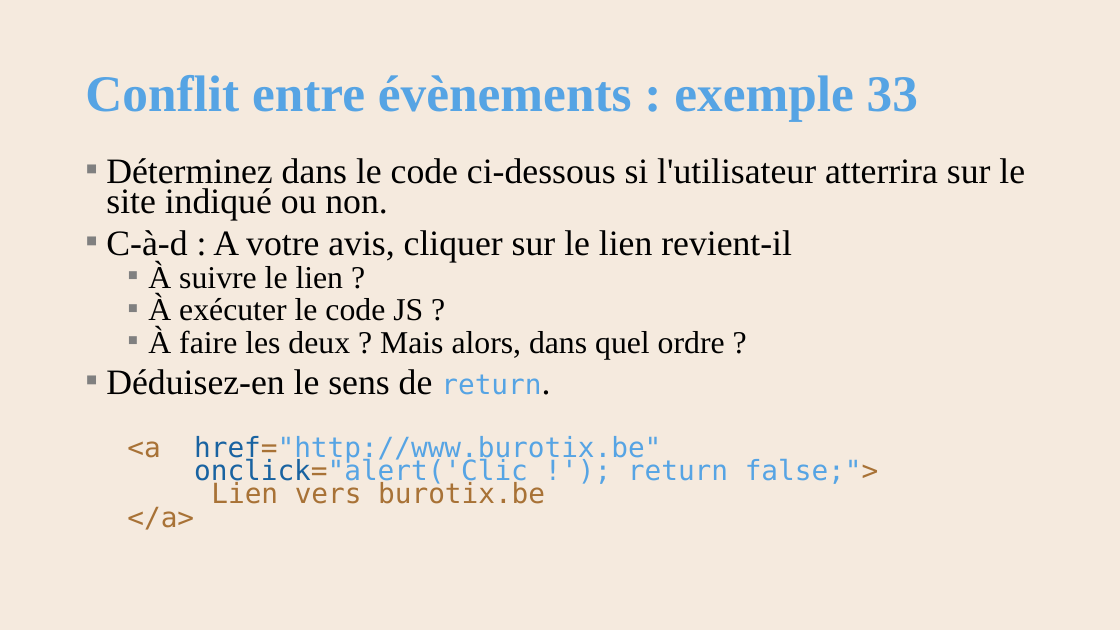
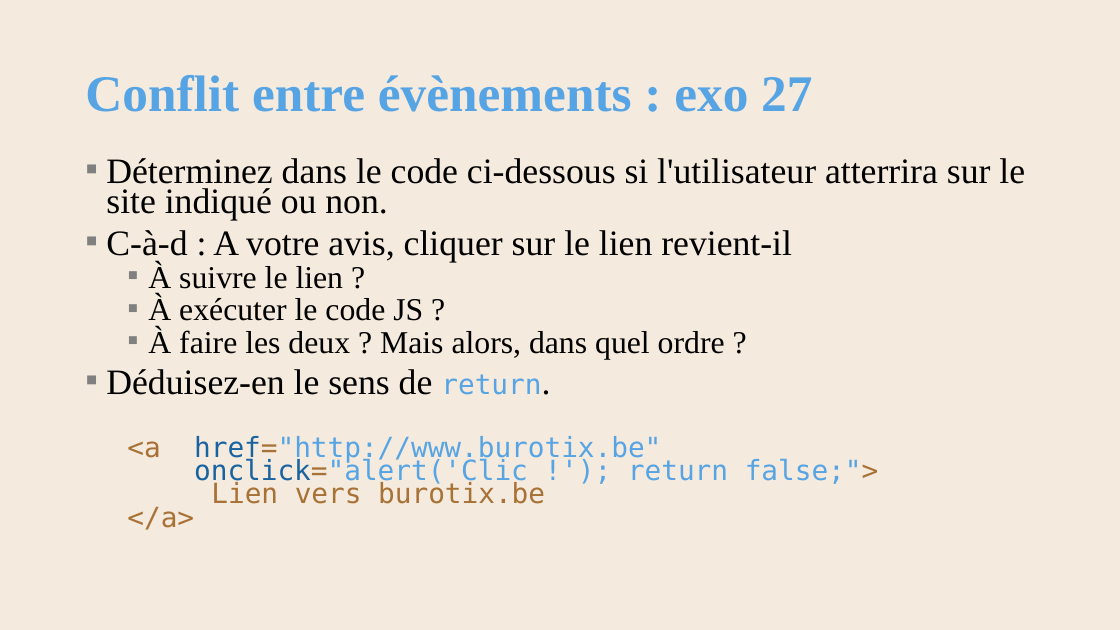
Before and after one commit to AlainWafflard/4IPW3, a slide deck: slide 57 of syllabus/17_javascript/syllabus_17_js.pptx. Drawn at 1120x630 pixels with LibreOffice and Linux fonts; fonts in the diff are those of the drawing; background and template pictures are left out. Boxes give left, top, right and bottom in pixels: in the first picture for what was removed or moved away, otherwise in the second. Text is boxed around its words. In the diff, an @@ line names an element or a change of style, - is before the commit and + after.

```diff
--- a/syllabus/17_javascript/syllabus_17_js.pptx
+++ b/syllabus/17_javascript/syllabus_17_js.pptx
@@ title at [85, 75, 812, 112]: text changed @@
-Conflit entre évènements : exemple 33
+Conflit entre évènements : exo 27
```
Also in this commit, not shown: 30 other slides changed, 6 slides added, 14 other files.
